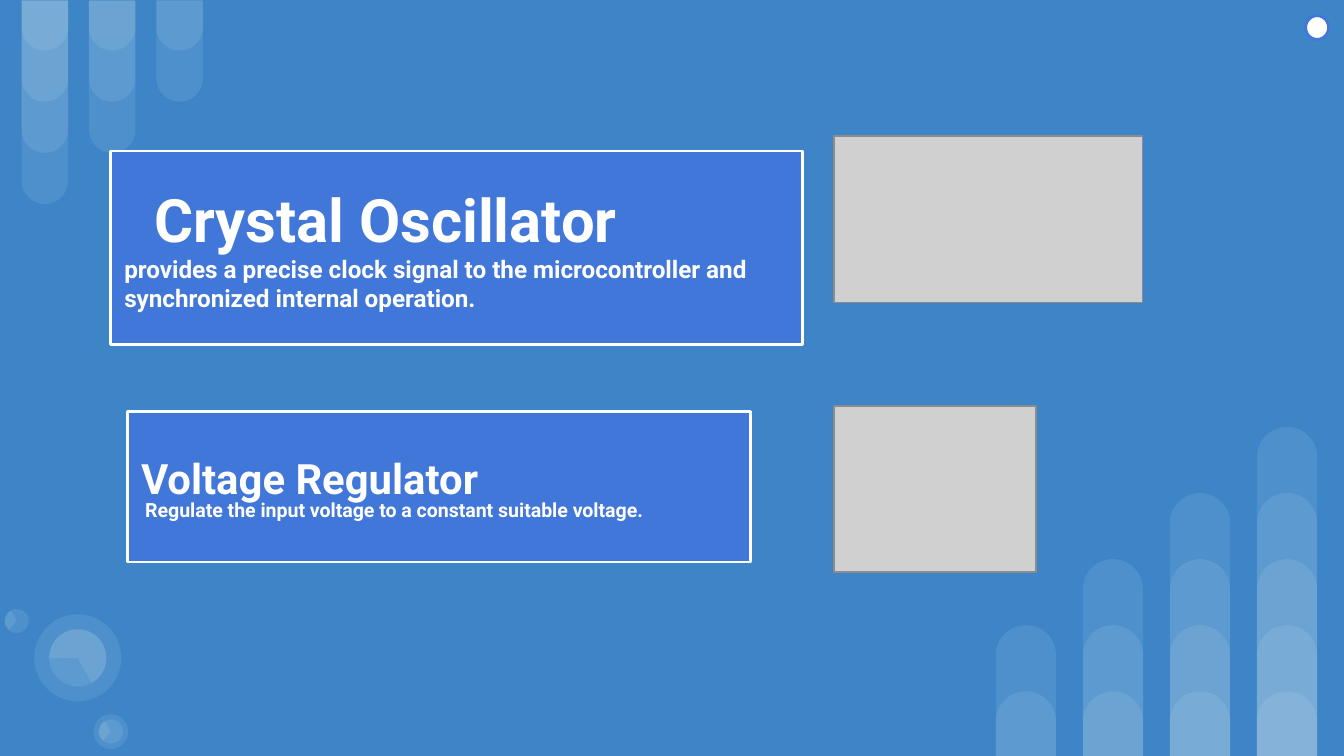
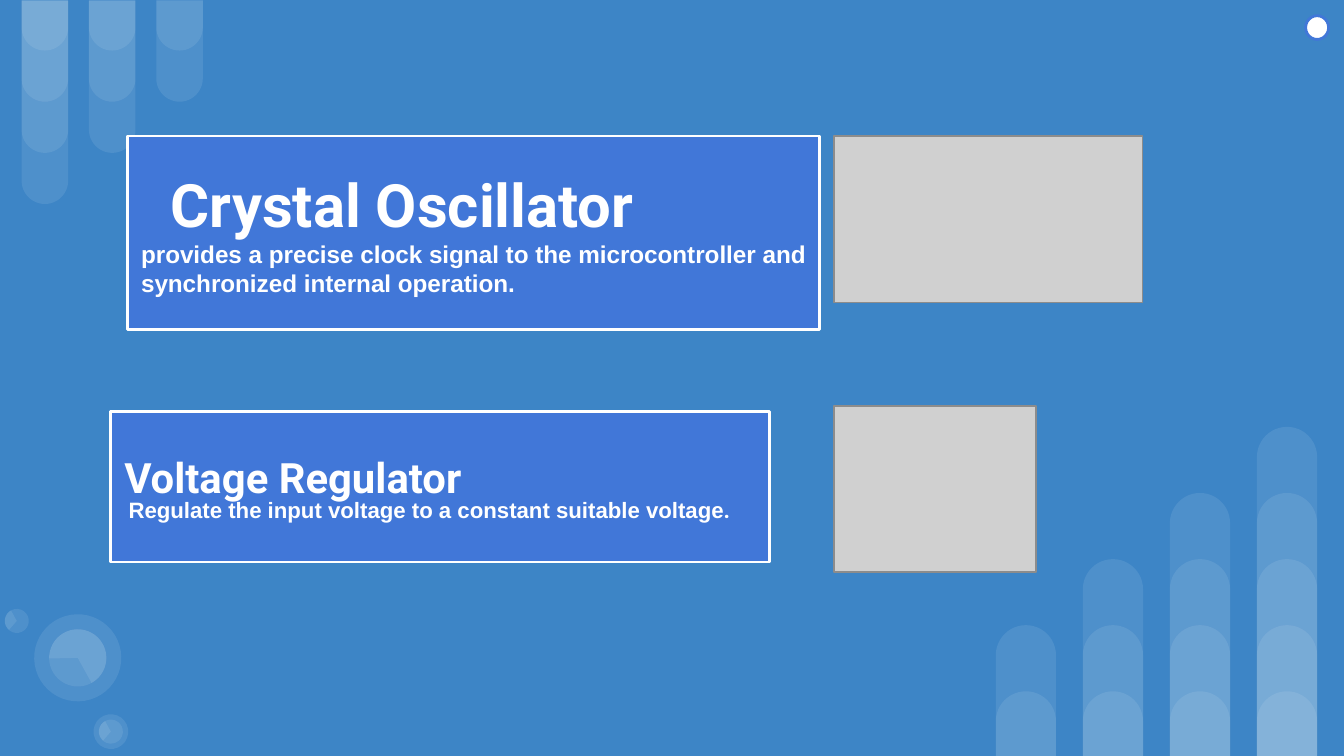
Before and after one commit to sajinamatya/Fake_news-classification, a slide deck: slide 8 of New.pptx. Drawn at 1344x756 pixels with LibreOffice and Linux fonts; fonts in the diff are those of the drawing; grey boxes stand for pictures. Boxes give left, top, right and bottom in pixels: in the first picture for what was removed or moved away, otherwise in the second. Text is boxed around its words. In the diff, an @@ line names an element or a change of style, - is before the commit and + after.

```diff
--- a/New.pptx
+++ b/New.pptx
@@ title "Crystal Oscillator provides a precise ...": place and size @@
-title "Crystal Oscillator provides a precise ..." at (110, 151, 802, 344)
+title "Crystal Oscillator provides a precise ..." at (128, 136, 820, 329)
@@ title "Crystal Oscillator provides a precise ..." at (128, 136, 820, 329): font Roboto to Arial in "provides a precise clock signal to the ..." @@
@@ rectangle "Voltage Regulator": place and size @@
-rectangle "Voltage Regulator" at (128, 411, 750, 562)
+rectangle "Voltage Regulator" at (110, 411, 769, 562)
@@ text in rectangle at (129, 500, 730, 523): size 10.5 to 11.9 pt, font Roboto to Arial in "Regulate the input voltage to a constant ..." @@
```
Also in this commit, not shown: 12 other slides changed.
